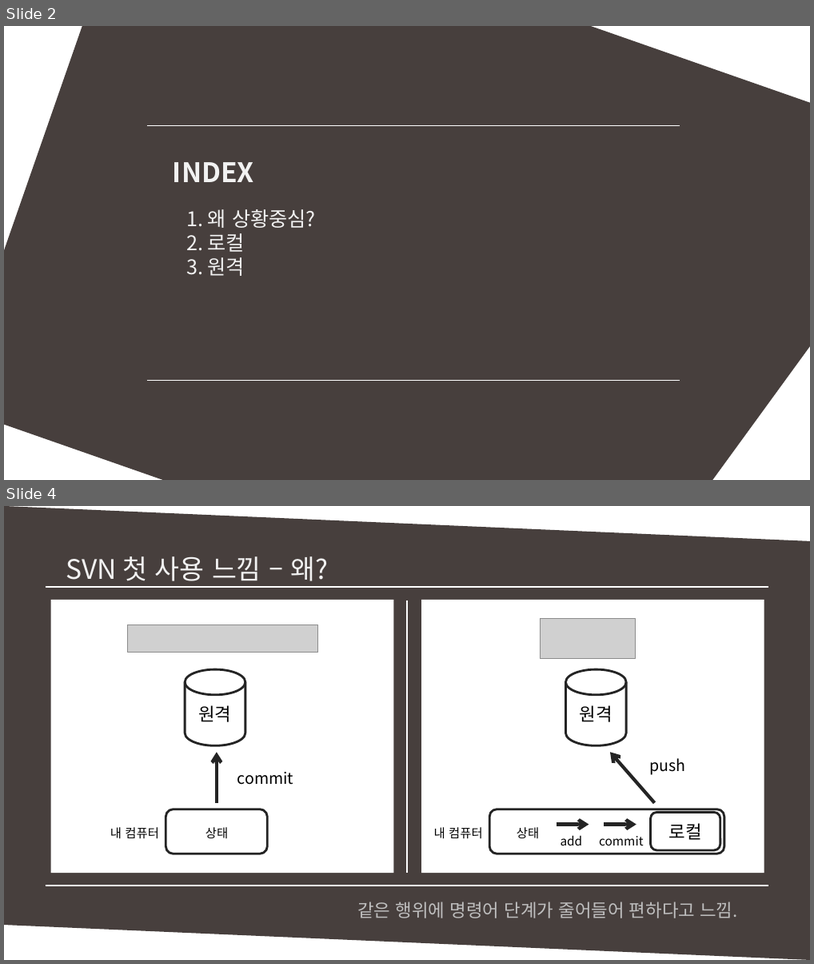
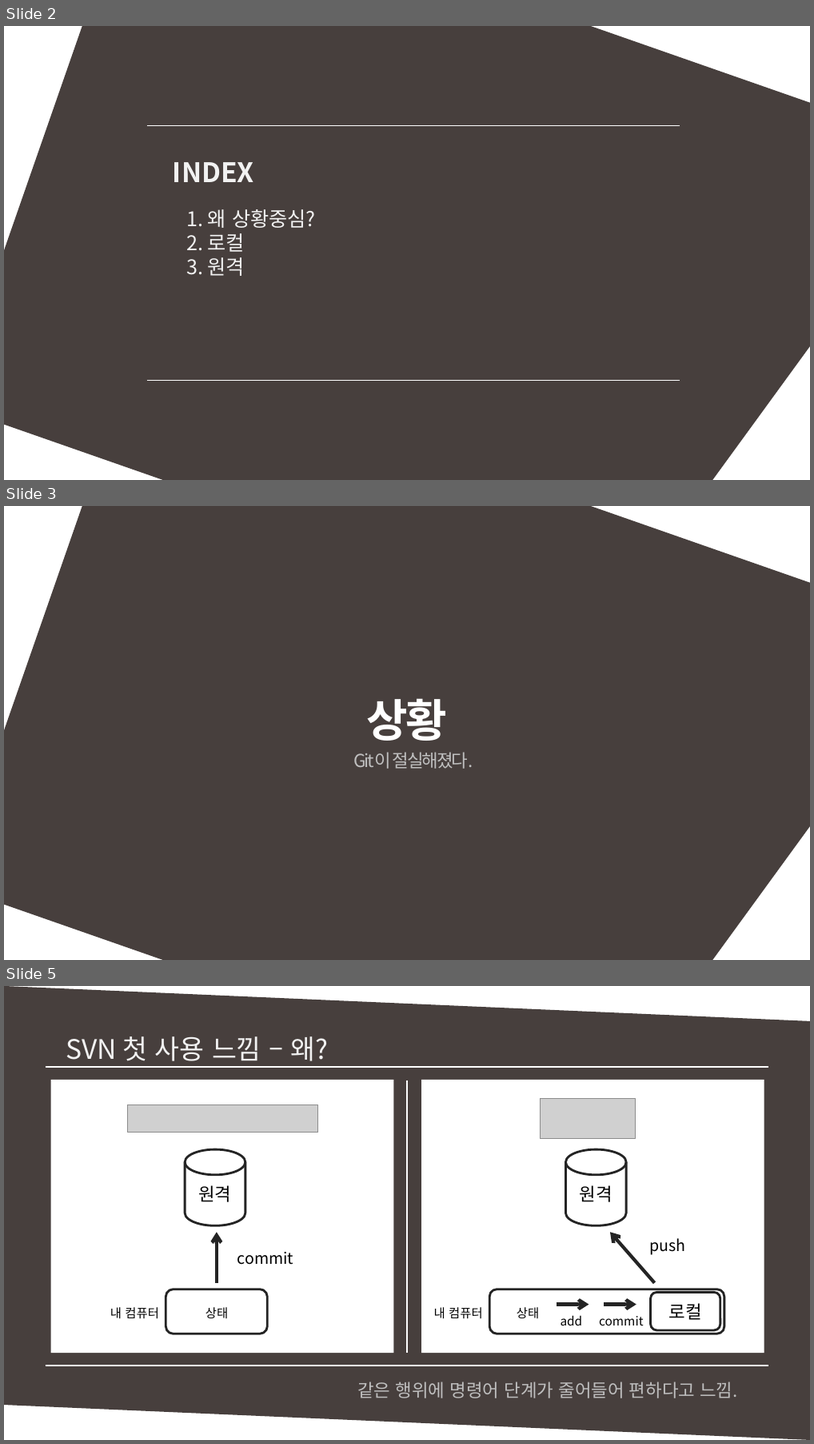
Before and after one commit to MinSikMoon/pptgit, a slide deck: git발표.pptx. Shown one above the other, each under a label of ours: slides 2 and 4 before the commit, slides 2, 3 and 5 after it; the slides between them are not shown. The pictures are 814x964 and 814x1444 pixels, drawn with LibreOffice and Linux fonts; fonts in the diff are those of the drawing; grey boxes stand for pictures. Boxes give left, top, right and bottom in pixels: in the first picture for what was removed or moved away, otherwise in the second. Text is boxed around its words. In the diff, an @@ line names an element or a change of style, - is before the commit and + after.

```diff
--- a/git발표.pptx
+++ b/git발표.pptx
@@ slide 3 added at (x1=4, y1=506, x2=810, y2=960), background #FFFFFF @@
@@ flow chart manual input added at (x1=4, y1=506, x2=810, y2=960), fill #473F3D @@
@@ text added at (x1=367, y1=698, x2=448, y2=740), 40 pt, text #FFFFFF, bold @@
+상황
@@ text added at (x1=354, y1=752, x2=474, y2=768), 16 pt, text #BFBFBF @@
+Git이 절실해졌다.
@@ what was slide 4 is now slide 5 @@
```
Also in this commit, not shown: 8 slides changed, 3 other slides added.
